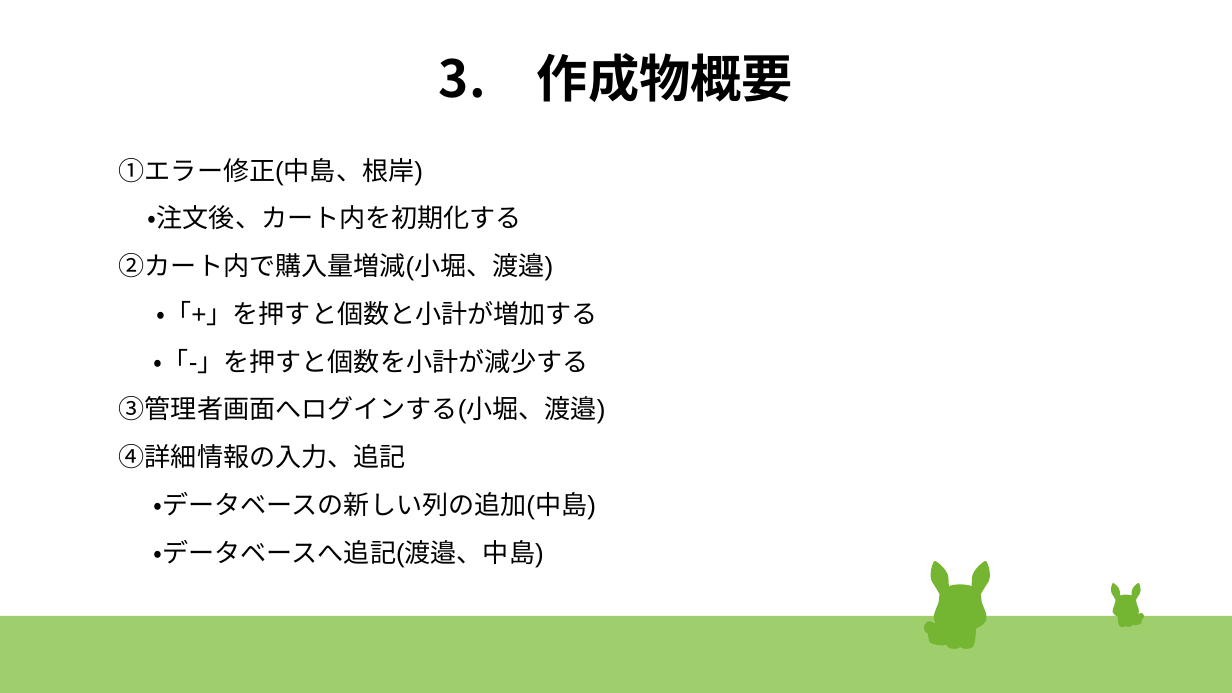
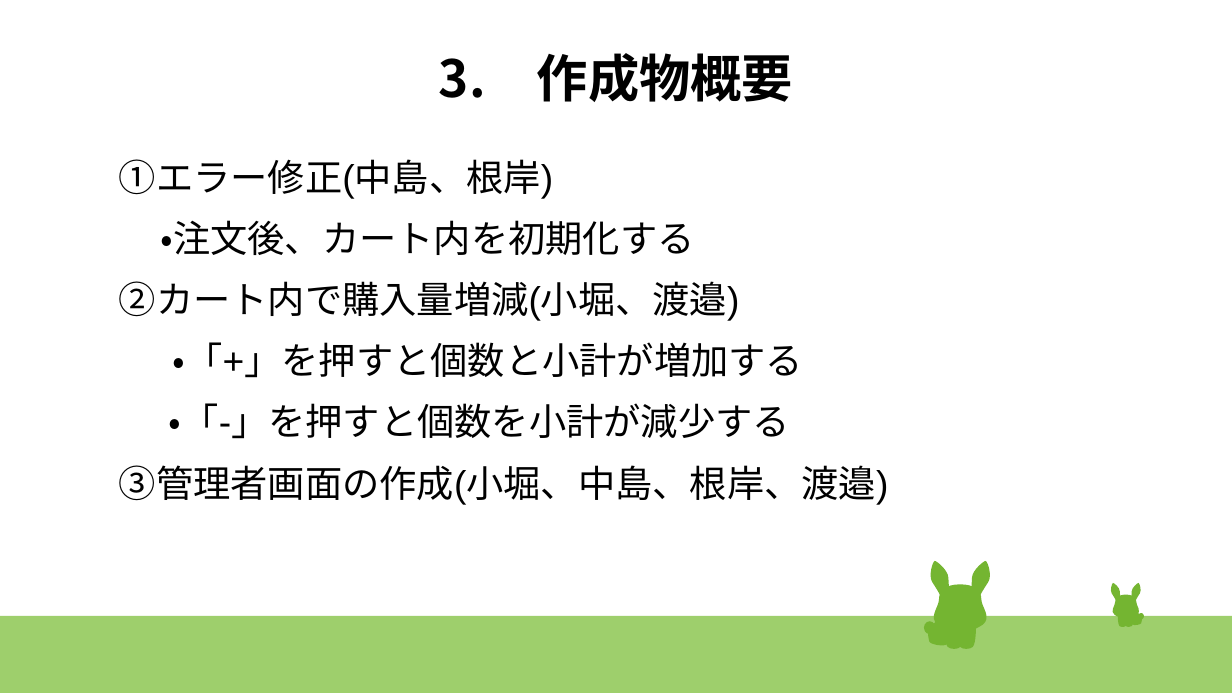
Before and after one commit to 17bd089s/shopping, a slide deck: slide 5 of document/発表スライド改.odp. Drawn at 1232x693 pixels with LibreOffice and Linux fonts; fonts in the diff are those of the drawing. Boxes give left, top, right and bottom in pixels: in the first picture for what was removed or moved away, otherwise in the second. Text is boxed around its words. In the diff, an @@ line names an element or a change of style, - is before the commit and + after.

```diff
--- a/document/発表スライド改.odp
+++ b/document/発表スライド改.odp
@@ text at (119, 159, 804, 439): size 16.8 to 24 pt in "①エラー修正(中島、根岸)", "・注文後、カート内を初期化する", "②カート内で購入量増減(小堀、渡邉)", "・「+」を押すと個数と小計が増加する" and 1 more places @@
@@ text at (119, 465, 889, 505): text changed; size 16.8 to 24 pt @@
-③管理者画面へログインする(小堀、渡邉)
-④詳細情報の入力、追記
-・データベースの新しい列の追加(中島)
-・データベースへ追記(渡邉、中島)
+③管理者画面の作成(小堀、中島、根岸、渡邉)
```
Also in this commit, not shown: 3 other slides changed, 5 slides added, 2 slides removed, 1 other file.
